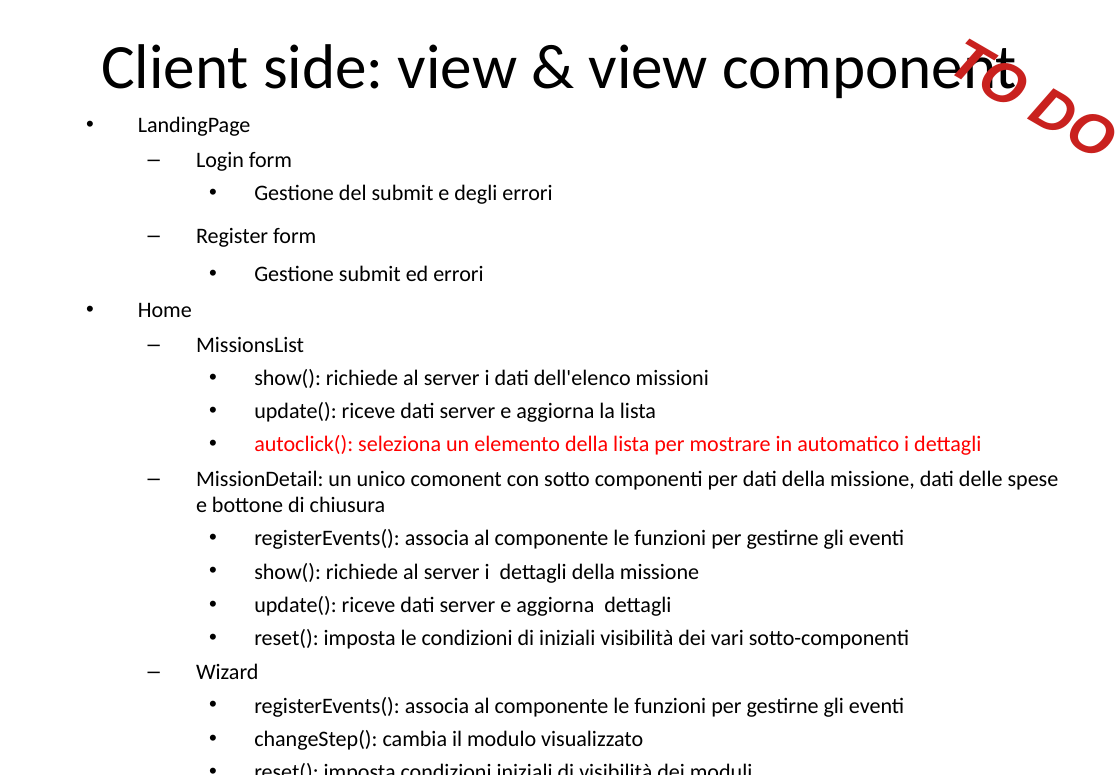
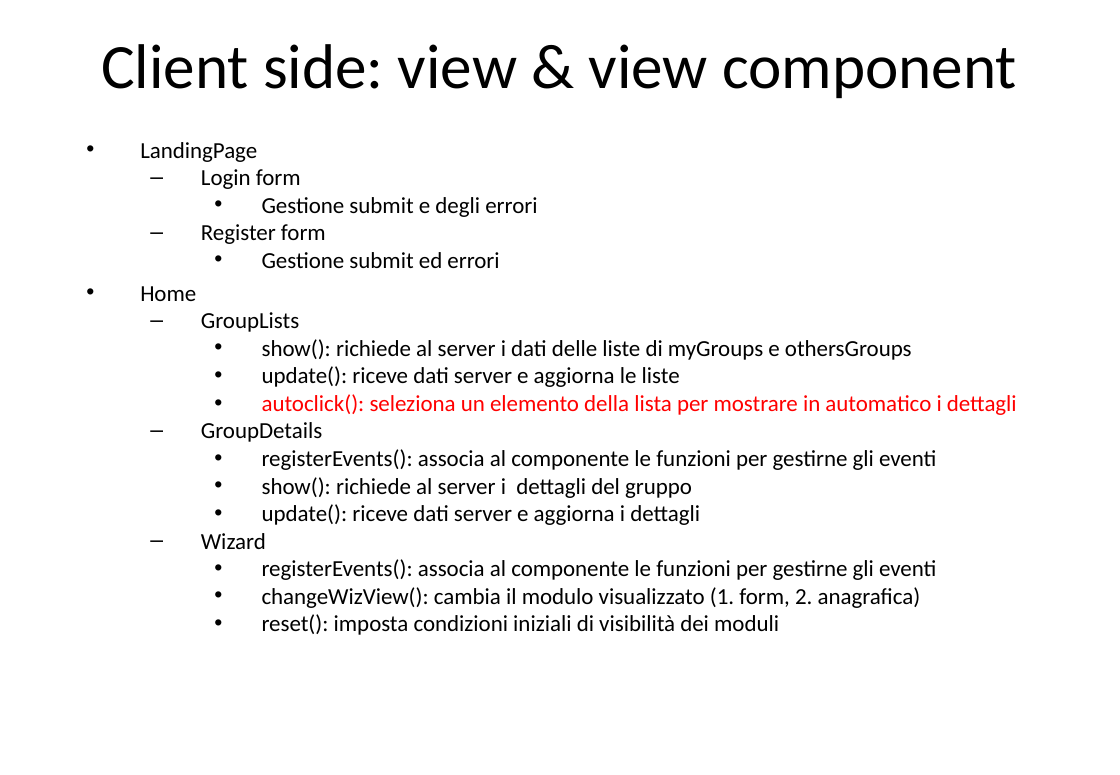
Before and after one commit to lucanotluka/Tecnologie-Informatiche-per-il-Web_-_Rich-Internet-Application, a slide deck: slide 14 of TIW-GruppiRIA.pptx. Drawn at 1120x775 pixels with LibreOffice and Linux fonts; fonts in the diff are those of the drawing. Boxes give left, top, right and bottom in pixels: in the first picture for what was removed or moved away, otherwise in the second. Text is boxed around its words. In the diff, an @@ line names an element or a change of style, - is before the commit and + after.

```diff
--- a/TIW-GruppiRIA.pptx
+++ b/TIW-GruppiRIA.pptx
@@ text removed at <box>945,38,1013,98</box> @@
-TO DO
@@ text "LandingPage": place and size @@
-text "LandingPage" at <box>138,116,1059,750</box>
+text "LandingPage" at <box>140,142,1017,635</box>
@@ text at <box>140,142,1017,635</box>: size 15.4 to 16 pt in "LandingPage", "Login form", "Register form", "Gestione submit ed errori" and 6 more places; indent changed; less space between paragraphs @@
@@ text at <box>262,197,537,217</box>: text changed; size 15.4 to 16 pt @@
-    • Gestione del submit e degli errori
+    • Gestione submit e degli errori
@@ text at <box>201,312,912,387</box>: text changed; size 15.4 to 16 pt @@
-  – MissionsList
-    • show(): richiede al server i dati dell'elenco missioni
-    • update(): riceve dati server e aggiorna la lista
+  – GroupLists
+    • show(): richiede al server i dati delle liste di myGroups e othersGroups
+    • update(): riceve dati server e aggiorna le liste
@@ text at <box>201,422,322,442</box>: text changed; size 15.4 to 16 pt @@
-  – MissionDetail: un unico comonent con sotto componenti per dati della missione, dati delle spese e bottone di chiusura
+  – GroupDetails
@@ text at <box>262,477,700,525</box>: text changed; size 15.4 to 16 pt @@
-    • show(): richiede al server i dettagli della missione
-    • update(): riceve dati server e aggiorna dettagli
-    • reset(): imposta le condizioni di iniziali visibilità dei vari sotto-componenti
+    • show(): richiede al server i dettagli del gruppo
+    • update(): riceve dati server e aggiorna i dettagli
@@ text at <box>262,587,921,608</box>: text changed; size 15.4 to 16 pt @@
-    • changeStep(): cambia il modulo visualizzato
+    • changeWizView(): cambia il modulo visualizzato (1. form, 2. anagrafica)
```
Also in this commit, not shown: 4 other slides changed, 2 slides added, 2 slides removed.
